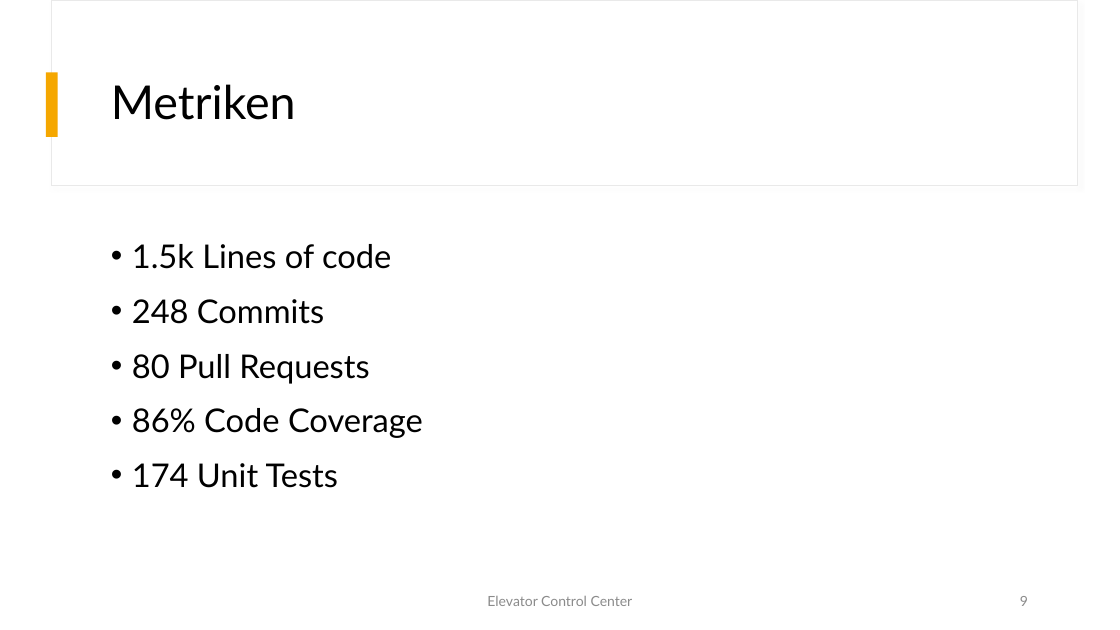
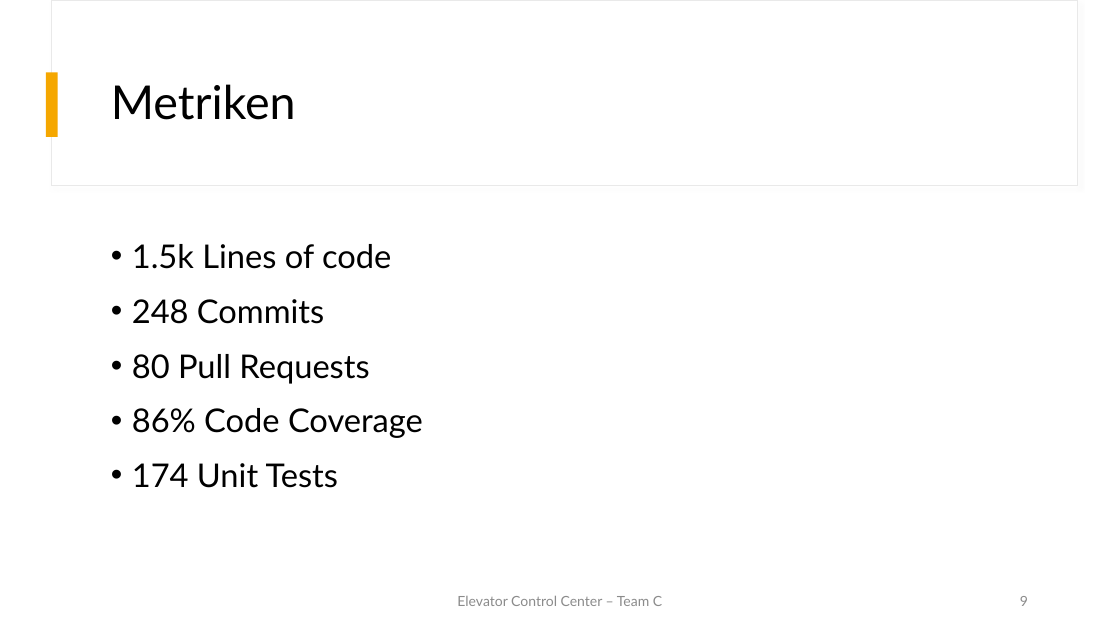
Before and after one commit to fhhagenberg-sqe-esd-ws20/elevator-control-center-team-c, a slide deck: slide 9 of doc/Presentation/Elevator_Control_Center.pptx. Drawn at 1120x630 pixels with LibreOffice and Linux fonts; fonts in the diff are those of the drawing. Boxes give left, top, right and bottom in pixels: in the first picture for what was removed or moved away, otherwise in the second. Text is boxed around its words. In the diff, an @@ line names an element or a change of style, - is before the commit and + after.

```diff
--- a/doc/Presentation/Elevator_Control_Center.pptx
+++ b/doc/Presentation/Elevator_Control_Center.pptx
@@ text at [457, 596, 662, 606]: text changed @@
-Elevator Control Center
+Elevator Control Center – Team C
```
Also in this commit, not shown: 11 other slides changed, 1 slide added, 1 other file.
